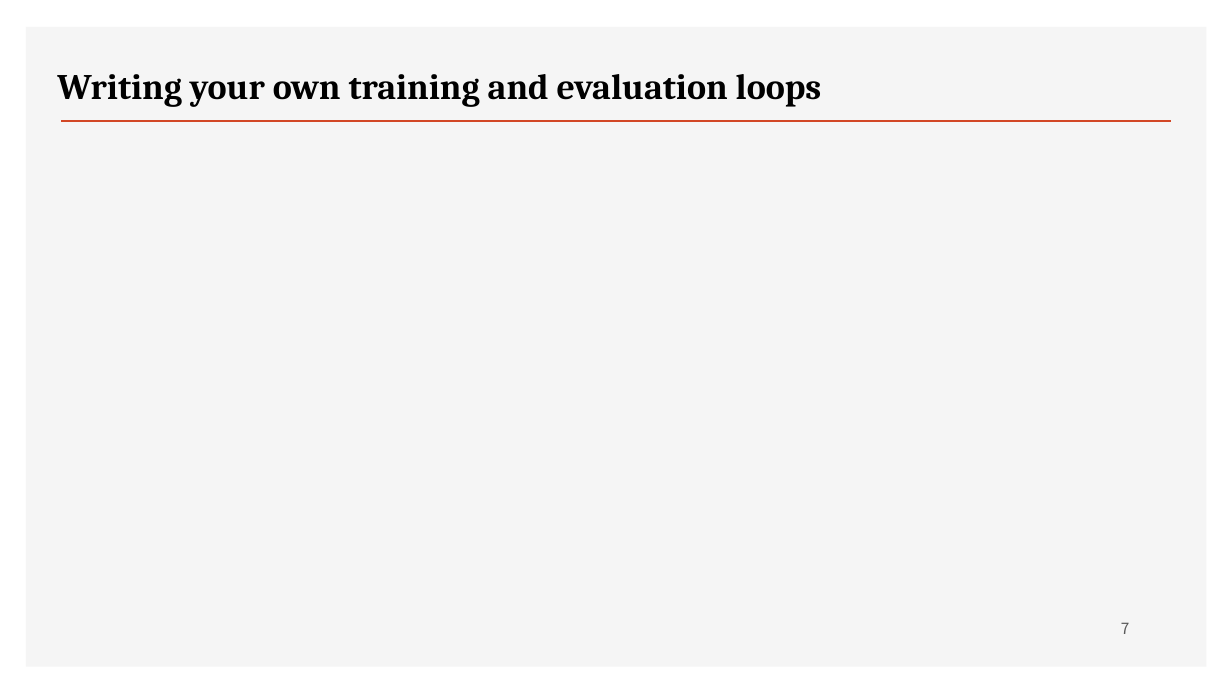
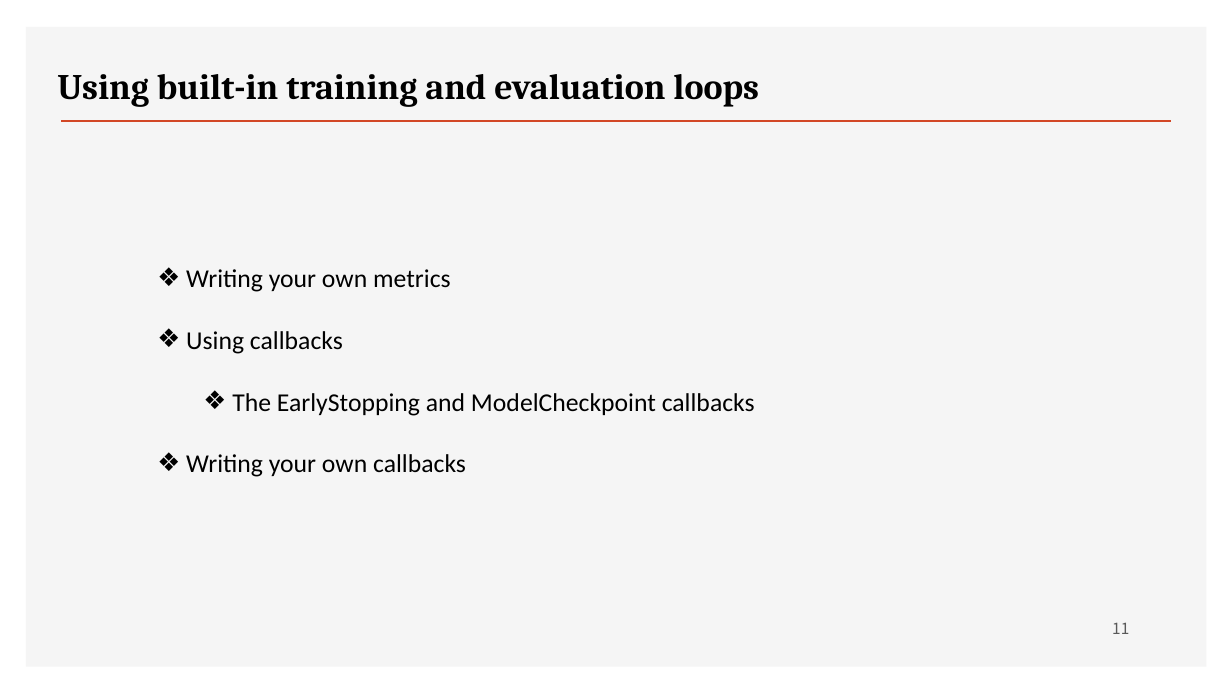
Before and after one commit to ancestor9/2026_Fall_Deep-Learning-with-Python, a slide deck: slide 11 of Chapter 07 A deep dive on Keras.pptx (slide 7 before the commit). Drawn at 1232x693 pixels with LibreOffice and Linux fonts; fonts in the diff are those of the drawing; background and template pictures are left out. Boxes give left, top, right and bottom in pixels: in the first picture for what was removed or moved away, otherwise in the second. Text is boxed around its words. In the diff, an @@ line names an element or a change of style, - is before the commit and + after.

```diff
--- a/Chapter 07 A deep dive on Keras.pptx
+++ b/Chapter 07 A deep dive on Keras.pptx
@@ text at (x1=57, y1=74, x2=759, y2=107): text changed @@
-Writing your own training and evaluation loops
+Using built-in training and evaluation loops
@@ text added at (x1=186, y1=269, x2=755, y2=477), 20 pt, text #000000 @@
+❖ Writing your own metrics
+❖ Using callbacks
+  ❖ The EarlyStopping and ModelCheckpoint callbacks
+❖ Writing your own callbacks
@@ page number at (x1=1112, y1=622, x2=1129, y2=634): text changed @@
-7
+11
```
Also in this commit, not shown: 2 other slides changed, 4 slides added.
